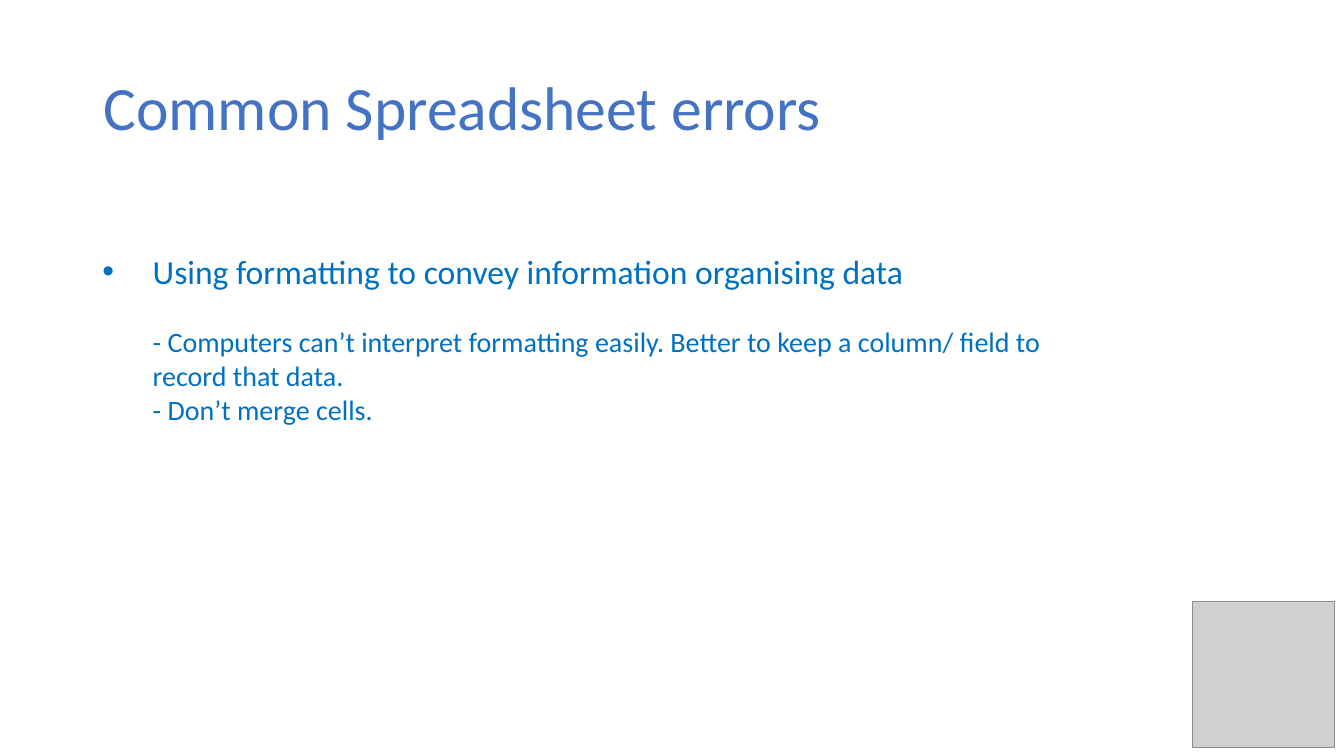
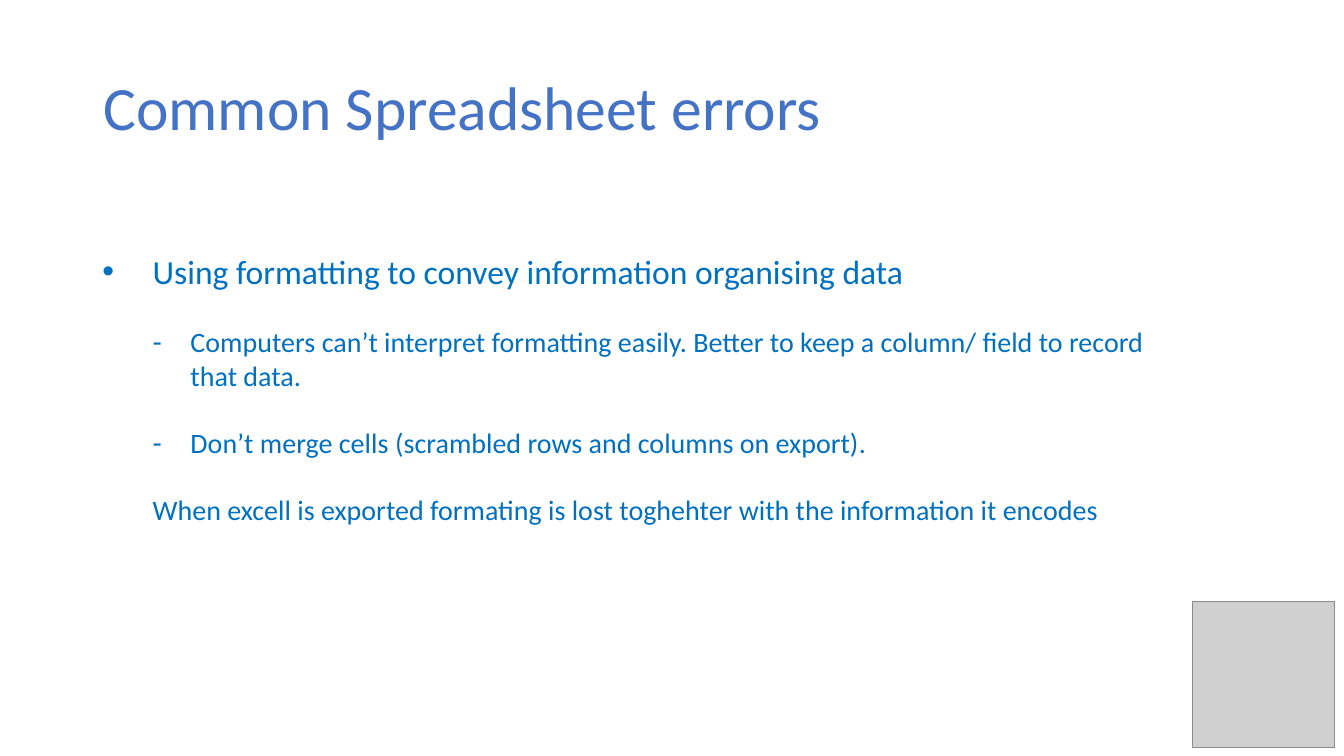
Before and after one commit to tzielins/private-fair-for-busy-biologists, a slide deck: slide 12 of instructors/03_Data-in-excel_v3.3.pptx (slide 13 before the commit). Drawn at 1344x756 pixels with LibreOffice and Linux fonts; fonts in the diff are those of the drawing; grey boxes stand for pictures; background and template pictures are left out. Boxes give left, top, right and bottom in pixels: in the first picture for what was removed or moved away, otherwise in the second. Text is boxed around its words. In the diff, an @@ line names an element or a change of style, - is before the commit and + after.

```diff
--- a/instructors/03_Data-in-excel_v3.3.pptx
+++ b/instructors/03_Data-in-excel_v3.3.pptx
@@ text at (x1=153, y1=332, x2=1143, y2=525): text changed @@
-  - Computers can’t interpret formatting easily. Better to keep a column/ field to record that data.
-  - Don’t merge cells.
+  – Computers can’t interpret formatting easily. Better to keep a column/ field to record that data.
+  – Don’t merge cells (scrambled rows and columns on export).
+  When excell is exported formating is lost toghehter with the information it encodes
```
Also in this commit, not shown: 16 other slides changed, 3 slides removed, 1 other file.
